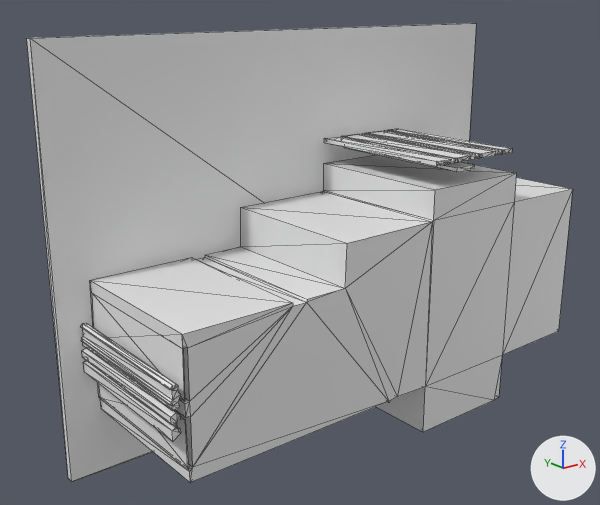
Before and after pictures for a commit that changed the glTF model version one/out_3d/14_17.glb.
Both versions are drawn from a 50 mm lens placed at (-4.9, -12.76, 8.29), pointed at (4.43, -1.1, 3.63). The axes (+X, +Y, +Z) are drawn at lower right. The lights are the same throughout. Mesh edges are drawn as thin lines. Where no turn or scale is listed for an object, it has been applied to the vertices.

The older version as bpy lines, for what is in view:
```python
me_geometry_0 = bpy.data.meshes.new('geometry_0')
me_geometry_0.from_pydata(...)  # 234 vertices, 432 faces; spans x 0.0..10.23, y -3.15..0.0, z 0.0..7.63
ob_geometry_0 = bpy.data.objects.new('geometry_0', me_geometry_0)
ob_geometry_0.location = (0.0, 0.0, 0.0)
```
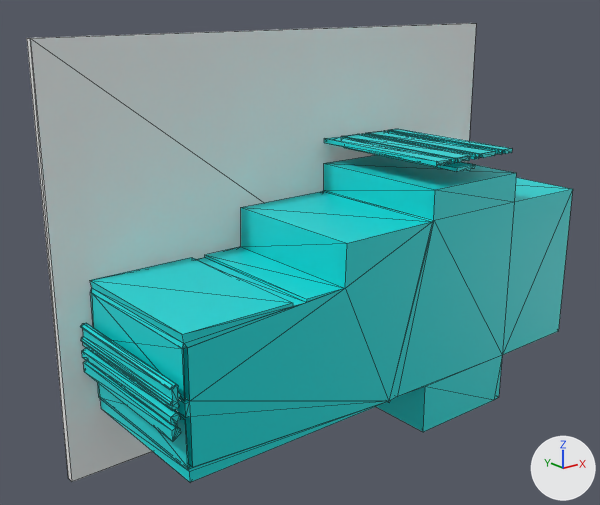
Patch to the scene script:
```diff
--- a/version one/out_3d/14_17.glb.py
+++ b/version one/out_3d/14_17.glb.py
@@ mat_defaultmaterial @@
+mat_defaultmaterial = bpy.data.materials.new('DefaultMaterial')
+mat_defaultmaterial.use_nodes = True; mat_defaultmaterial.node_tree.nodes.clear()
+_N = mat_defaultmaterial.node_tree.nodes; _L = mat_defaultmaterial.node_tree.links
+n0 = _N.new('ShaderNodeOutputMaterial'); n0.name = 'Material Output'
+n1 = _N.new('ShaderNodeBsdfPrincipled'); n1.name = 'Principled BSDF'
+n2 = _N.new('ShaderNodeVertexColor'); n2.name = 'Color Attribute'
+_L.new(n1.outputs[0], n0.inputs[0])  # 'BSDF' to 'Surface'
+_L.new(n2.outputs[0], n1.inputs[0])  # 'Color' to 'Base Color'
@@ me_geometry_0 @@
 # used by ob_geometry_0; location = (0.0, 0.0, 0.0)
-me_geometry_0.from_pydata(...)  # 234 vertices, 432 faces; spans x 0.0..10.23, y -3.15..0.0, z 0.0..7.63
+me_geometry_0.from_pydata(...)  # 238 vertices, 440 faces; spans x 0.0..10.23, y -3.15..0.0, z 0.0..7.63
+# me_geometry_0 part 1
+# 126 faces are deleted
+# 4 vertices are added at (0.63, -0.15, 3.43), (0.66, -0.15, 3.51), (0.63, -3.15, 3.43), (0.66, -3.15, 3.51)
+# 134 new faces join them
+# me_geometry_0 part 2: 306 faces spanning x 0.0..10.23, y -3.15..0.0, z 0.0..7.63 switch from no material to mat_defaultmaterial
```

Where the change shows, as pixel boxes (x1, y1, x2, y2) in the pictures (600 x 505 px; the box of a moved part takes in the faces that stretch with it):
part 1 of me_geometry_0, moved or reshaped
    both: (90, 149, 516, 482)
part 2 of me_geometry_0, recoloured
    both: (27, 27, 573, 482)
